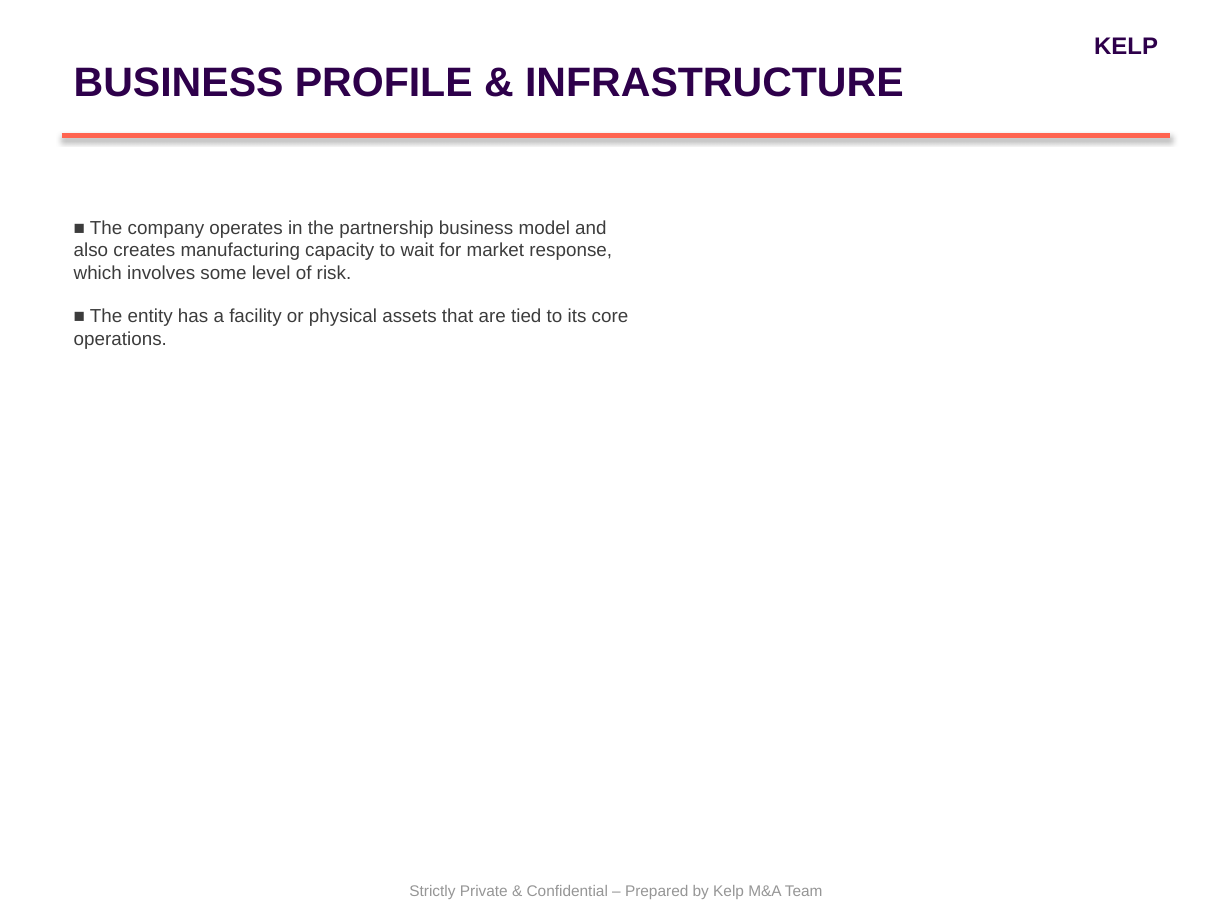
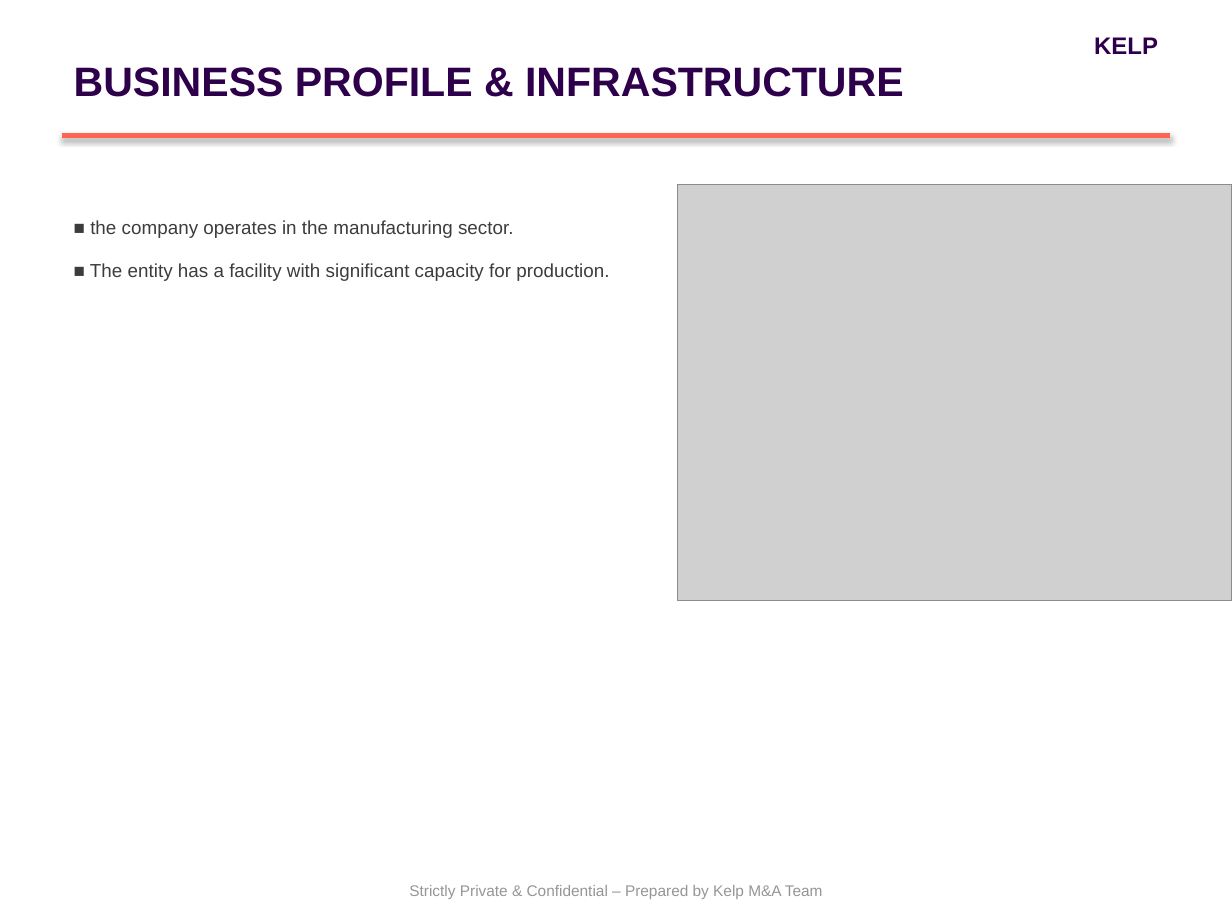
Before and after one commit to PiyushiAnand/Doc_to_PPT, a slide deck: slide 2 of Blind_Teaser_Gati_Final.pptx. Drawn at 1232x924 pixels with LibreOffice and Linux fonts; fonts in the diff are those of the drawing; grey boxes stand for pictures. Boxes give left, top, right and bottom in pixels: in the first picture for what was removed or moved away, otherwise in the second. Text is boxed around its words. In the diff, an @@ line names an element or a change of style, - is before the commit and + after.

```diff
--- a/Blind_Teaser_Gati_Final.pptx
+++ b/Blind_Teaser_Gati_Final.pptx
@@ picture added at (678,185,1232,601) @@
@@ text at (90,220,609,281): text changed @@
-■ The company operates in the partnership business model and also creates manufacturing capacity to wait for market response, which involves some level of risk.
-■ The entity has a facility or physical assets that are tied to its core operations.
+■ the company operates in the manufacturing sector.
+■ The entity has a facility with significant capacity for production.
```
Also in this commit, not shown: 2 other slides changed, 14 other files.
